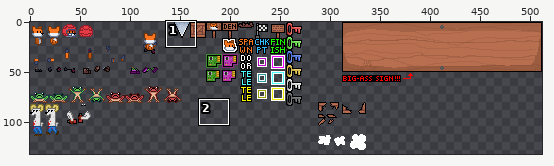
One commit to this sprite sheet: res/entity.png. The picture above shows the old version from afar; the outline marks the close-up.
Close-up. Earlier state:
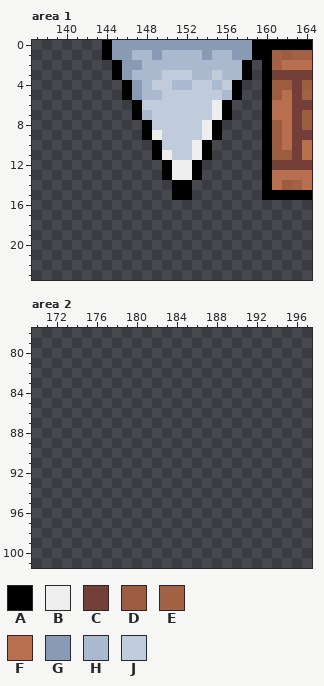
The file is 512x256 pixels. Colours within 5 levels of each other are drawn and written as one. Shown: area 1: x 137..164, y 0..23; area 2: x 170..197, y 78..101. The wide view leaves out empty margins.
Palette (. is transparent): A #000000  B #eeeeee  C #743f39  D #9c5c40  E #a36145  F #b86f50  G #899ab4  H #abb9cf  J #c0cbdc
Pixels before, area 1, first column x 144:
 0 AGGGGGGGGGGGGGGAAAAAA
 1 AGGHHGHHHHGHHGGAAEDEE
 2 .AGGHHHHHHHHHHA.AEFFF
 3 .AGHHHJJJHHJHHA.ACCCC
 4 ..AGHJJHHJJHJA..ADDCD
 5 ..AGHHJJJJJJHA..ADFCE
 6 ...AJJJJJJJBA...AFFCC
 7 ...AHJJJJJJBA...AFFCD
 8 ....AJJJJJBA....ADFCD
 9 ....ABJJJJBA....ADFCC
10 .....AJJJBA.....ADFCF
11 .....ABJJBA.....ADDCF
12 ......ABBA......ACCCC
13 ......ABBA......AFFFF
14 .......AA.......AFDEF
15 .......AA.......AAAAA
New version:
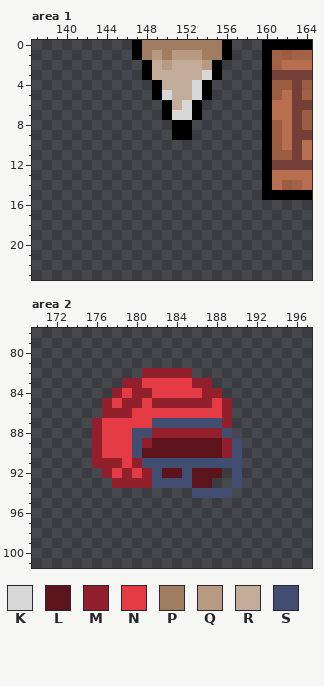
Colours new in this view: K #d7d7d7  L #5d131b  M #91202c  N #e43b44  P #a07c60  Q #b89a82  R #c4ac9a  S #424d72
The edit:
Area 1:
Colour G gives way to colour A in row 0 at x 147 and 156.
Colour H gives way to colour A in row 1 at x 147 and 156; in row 2 at x 148 and 155; in row 3 at x 148; in row 5 at x 149.
Colour J gives way to colour A in row 3 at x 155; in row 4 at x 149 and 154; in row 5 at x 154; in rows 6 to 7 at x 150 and 153; in rows 8 to 9 at x 151 to 152.
Colour H gives way to colour K in row 3 at x 154.
Colour J gives way to colour K in row 4 at x 153; in row 5 at x 150 and 153; in row 6 at x 152; in row 7 at x 151 to 152.
Colour G gives way to colour P in row 0 at x 148 to 155; in row 1 at x 154.
Colour H gives way to colour P in row 1 at x 148, 150 and 155.
Colour G gives way to colour Q in row 1 at x 149.
Colour H gives way to colour Q in row 1 at x 151 to 153; in row 2 at x 150 and 154.
Colour H gives way to colour R in row 2 at x 149 and 151 to 153; in row 3 at x 149 and 153; in row 4 at x 151 to 152.
Colour J gives way to colour R in row 3 at x 150 to 152; in row 4 at x 150; in row 5 at x 151 to 152; in row 6 at x 151.
Colour A is removed in rows 0 to 1 at x 144 and 159; in rows 2 to 3 at x 145 and 158; in rows 4 to 5 at x 146 and 157; in rows 6 to 7 at x 147 and 156; in rows 8 to 9 at x 148 and 155; in rows 10 to 11 at x 149 and 154.
Colour A is removed in rows 12 to 13 at x 150 and 153; in rows 14 to 15 at x 151 to 152.
Colour B is removed in rows 6 to 7 at x 155; in row 8 at x 154; in row 9 at x 149 and 154; in row 10 at x 153; in row 11 at x 150 and 153; in rows 12 to 13 at x 151 to 152.
Colour G is removed in rows 0 to 1 at x 145 to 146 and 157 to 158; in row 2 at x 146 to 147; in row 3 at x 146; in rows 4 to 5 at x 147.
Colour H is removed in row 2 at x 156 to 157; in row 3 at x 147 and 156 to 157; in row 4 at x 148 and 155; in row 5 at x 148 and 156; in row 7 at x 148.
Colour J is removed in row 4 at x 156; in row 5 at x 155; in row 6 at x 148 to 149 and 154; in row 7 at x 149 and 154; in row 8 at x 149 to 150 and 153; in row 9 at x 150 and 153.
Colour J is removed in row 10 at x 150 to 152; in row 11 at x 151 to 152.
Area 2:
The edit adds colour L in row 89 at x 182 to 188; in row 90 at x 181 to 188; in row 92 at x 183 to 184 and 186 to 188; in row 93 at x 186 to 187.
The edit adds colour M in row 82 at x 181 to 185; in row 83 at x 179 to 180 and 186 to 187; in row 84 at x 178, 180 to 181 and 187 to 188; in row 85 at x 177, 179 to 180, 182 to 187 and 189; in row 86 at x 177 to 179 and 189; in row 87 at x 176 and 189.
The edit adds colour M in row 88 at x 176 and 182 to 188; in row 89 at x 176, 181 and 189; in row 90 at x 176 and 189; in row 91 at x 176 to 178 and 180; in row 92 at x 177, 179 and 181; in row 93 at x 178 to 181.
The edit adds colour N in row 83 at x 181 to 185; in row 84 at x 179 and 182 to 186; in row 85 at x 178, 181 and 188; in row 86 at x 180 to 188; in row 87 at x 177 to 181; in rows 88 to 90 at x 177 to 179.
The edit adds colour N in row 91 at x 179; in row 92 at x 178 and 180.
The edit adds colour S in row 87 at x 182 to 188; in row 88 at x 180 to 181 and 189; in rows 89 to 90 at x 180 and 190; in row 91 at x 181 to 190; in row 92 at x 182, 185 and 190; in row 93 at x 182 to 185 and 190.
The edit adds colour S in row 94 at x 186 to 189.
Changed places in both close-ups, as pixel boxes (x1, y1, x2, y2):
changed: (102, 40, 262, 200)
added: (92, 368, 242, 498)
